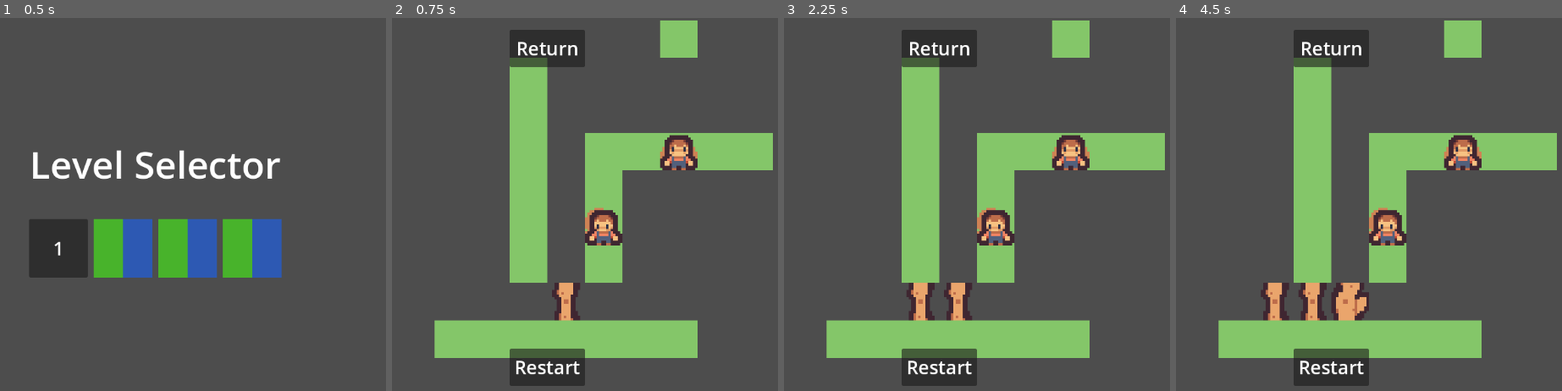
Above: before the commit, frames 1-4 (left to right).
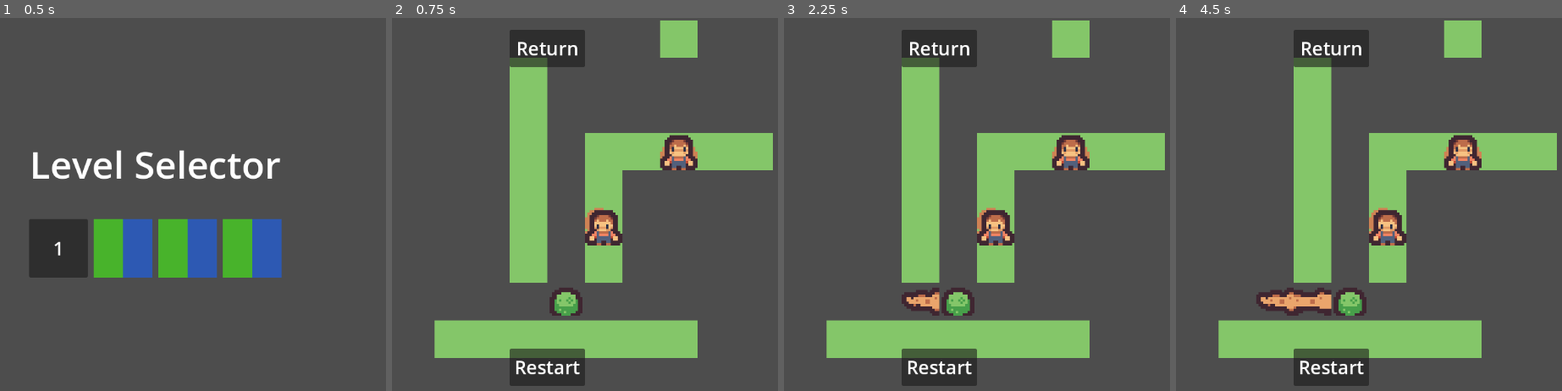
Above: after the commit, the same moments.

Repository: northstarstudios/Cozy-Fall-Game-Jam
Game: Godot game, scene res://Scenes/Levels/main.tscn
The game is run twice, just before and just after one commit, with the same random seed, the same clock (stepped at 60 frames per second) and the same inputs. The engine's default icon, where the game draws it, is replaced by a stand-in: a white triangle on a blue panel in a dark square.
Inputs (mouse positions are in pixels of both pictures, inside the frame that each line leads up to):
- Up to frame 1 (0.5 s): no input
- Up to frame 2 (0.75 s): tap Enter (ui_accept) at 0.5 s; move the mouse to (449, 249) at 0.52 s; hold D (Right) from 0.53 s (still down); tap Space (check) at 0.6 s; click (449, 249) at 0.67 s
- Up to frame 3 (2.25 s): tap Enter (ui_accept) at 0.77, 1.25, 1.52, 2 s; move the mouse to (803, 226) at 1.27 s; tap Space (check) at 1.35 s; move the mouse to (1007, 126) at 2.02 s; release D (Right) at 2.03 s; hold A (Left) from 2.03 s (still down); tap Alt at 2.1 s
- Up to frame 4 (4.5 s): tap Space (check) at 2.3, 3.05, 3.6, 4.35 s; tap Enter (ui_accept) at 2.75, 3.02, 3.5, 3.77, 4.25 s; move the mouse to (1295, 282) at 2.77 s; release A (Left) at 2.78 s; hold D (Right) 2.78-4.28 s; tap Shift at 2.85 s; click (1295, 282) at 2.92 s; move the mouse to (1534, 264) at 3.52 s; move the mouse to (outside the picture) at 4.27 s; hold A (Left) from 4.28 s (still down)

Frame 1 is identical in both runs. In frame 2, 0.7% of the frame differs, in the area x 40-50%, y 70-82%; in frame 3, 1.4%; in frame 4, 2.2%, in the area x 20-50%, y 70-82%.

Commit message:
made some more texture changes

Diff:
--- a/Scenes/Levels/level_1.tscn
+++ b/Scenes/Levels/level_1.tscn
@@ -181,7 +181,6 @@
 9:10/0 = 0
 10:10/0 = 0
 11:10/0 = 0
-12:10/0 = 0
 0:9/0 = 0
 13:9/0 = 0
 13:9/0/custom_data_0 = Vector2i(0, 1)
--- a/Scripts/manager.gd
+++ b/Scripts/manager.gd
@@ -9,14 +9,21 @@
 
 var body = [];
 
-var order = [Vector2i(12, 1), Vector2i(12, 1), Vector2i(12, 2)]
+var order = [0,0,1]
+
+var directions = [Vector2i(3,3)];
+var direction = Vector2i(0,0);
 
 var GameOver = false;
 
 
 func drawRoot():
 	for i in range(body.size()):
-		tileMap.set_cell(body[i], 1, order[i % order.size()]);
+		#tileMap.set_cell(body[i], 1, order[i % order.size()]);
+		if (order[i % order.size()] && directions[i].y <= 1):
+			tileMap.set_cell(body[i], 1, directions[i] + Vector2i(0,2));
+		else:
+			tileMap.set_cell(body[i], 1, directions[i]);
 
 func checkNextPos(nextPos: Vector2i) -> bool:
 	var atlasCoords = tileMap.get_cell_atlas_coords(nextPos);
@@ -108,25 +115,74 @@
 		return;
 	if Input.is_action_just_pressed("Up"):
 		if checkNextPos(headPos + Vector2i(0,-1)):
+			if direction != Vector2i(0,-1):
+				if direction == Vector2i(1,0):
+					directions[0] = (Vector2i(13,5));
+				elif direction == Vector2i(-1,0):
+					directions[0] = (Vector2i(12,5));
+				else:
+					pass
+					#directions[0] = (Vector2i(12,0));
+			else:
+				directions[0] = (Vector2i(12,0));
+			directions.push_front(Vector2i(12,6));
 			headPos += Vector2i(0,-1);
 			body.push_front(headPos);
+			direction = Vector2i(0,-1);
 			#tileMap.set_cell(headPos, 1, Vector2i(1,0))
 		#print(pos, " ", tileMap.get_cell_atlas_coords(pos), " ", tileMap.get_cell_atlas_coords(Vector2i(1,0)))
 	elif Input.is_action_just_pressed("Down"):
 		if checkNextPos(headPos + Vector2i(0,1)):
+			if direction != Vector2i(0,1):
+				if direction == Vector2i(1,0):
+					directions[0] = (Vector2i(13,4));
+				elif direction == Vector2i(-1,0):
+					directions[0] = (Vector2i(12,4));
+				else:
+					pass
+					#directions[0] = (Vector2i(12,1));
+			else:
+				directions[0] = (Vector2i(12,1));
+			directions.push_front(Vector2i(12,7));
 			headPos += Vector2i(0,1);
 			body.push_front(headPos);
+			direction = Vector2i(0,1);
 			#tileMap.set_cell(headPos, 1, Vector2i(1,0));
 	elif Input.is_action_just_pressed("Left"):
 		if checkNextPos(headPos + Vector2i(-1,0)):
+			if direction != Vector2i(-1,0):
+				if direction == Vector2i(0,1):
+					directions[0] = (Vector2i(13,5));
+				elif direction == Vector2i(0,-1):
+					directions[0] = (Vector2i(13,4));
+				else:
+					pass
+					#directions[0] = (Vector2i(13,1));
+			else:
+				directions[0] = (Vector2i(13,1));
+			directions.push_front(Vector2i(13,7));
 			headPos += Vector2i(-1,0);
 			body.push_front(headPos);
+			direction = Vector2i(-1,0);
 			#tileMap.set_cell(headPos, 1, Vector2i(1,0))
 	elif Input.is_action_just_pressed("Right"):
 		if checkNextPos(headPos + Vector2i(1,0)):
+			if direction != Vector2i(1,0):
+				if direction == Vector2i(0,1):
+					directions[0] = (Vector2i(12,5));
+				elif direction == Vector2i(0,-1):
+					directions[0] = (Vector2i(12,4));
+				else:
+					pass
+					#directions[0] = (Vector2i(13,0));
+			else:
+				directions[0] = (Vector2i(13,0));
+			directions.push_front(Vector2i(13,6));
 			headPos += Vector2i(1,0);
 			body.push_front(headPos);
+			direction = Vector2i(1,0);
 			#tileMap.set_cell(headPos, 1, Vector2i(1,0))
+	#print(body, " ", directions)
 	drawRoot();
 	if Input.is_action_just_pressed("check"):
 		#print(headPos, " ", body);
Binary file changed: Assets/TileMaps/tilemap5.png
Not shown, changed: Assets/TileMaps/tilemap5.png.import
Not shown: 1 places in Scenes/Levels/level_1.tscn that only renumber resources
Not shown: 1 places in Scenes/villager.tscn that only renumber resources
